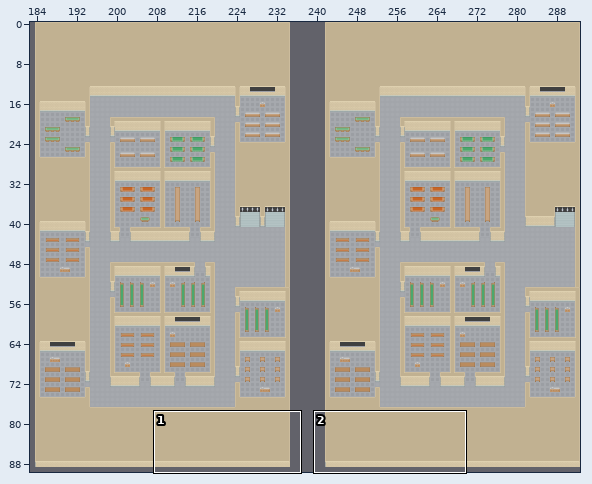
Two versions of a level (Tiled map, core/assets/visuals/maps/NEB_Dungeon.tmx). Above, an overview of the earlier version with the close-up marked.
Close-up. Before the commit:
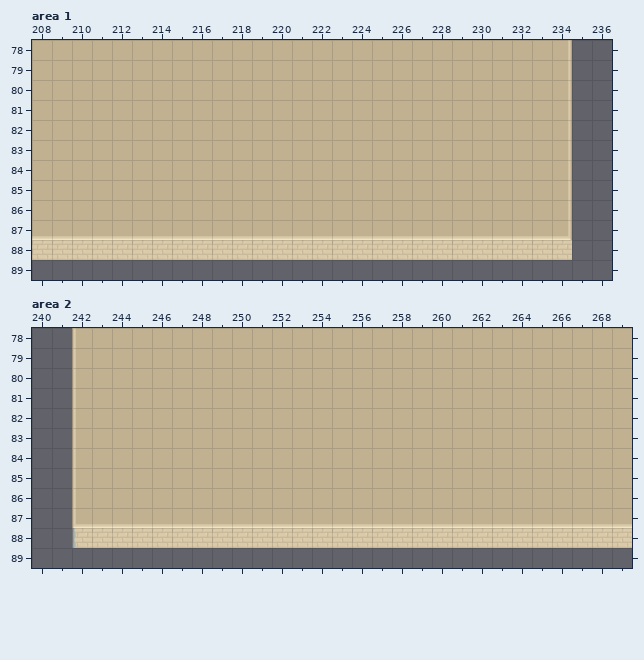
Cells are 64x64 px. Shown: area 1 x 208..236, y 78..89; area 2 x 240..269, y 78..89. The commit also changed other parts of the map, which this record leaves out. Tiles whose own drawing changed are shown in their newer look in all pictures. The old version is drawn lined up with the new one.
And afterwards:
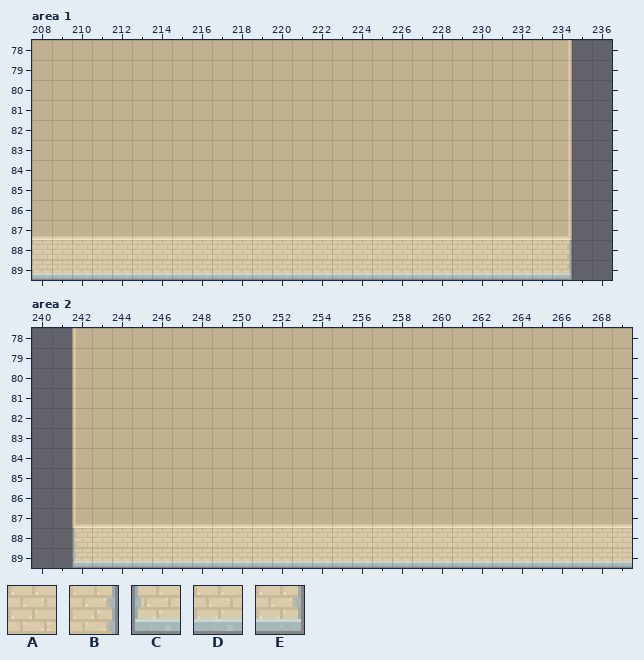
Key: from "roguelikeCity_magenta64": A 205, B 206, C 321, D 322, E 323.
_ is an empty cell.
From old to new:
map size 293x89 -> 293x90 cells
Layer "Background", area 1:
Tile D is added in row 89 at x 208 to 233.
Tile E is added in row 89 at x 234.
Layer "Collision", area 1:
Tile B replaces tile A in row 88 at x 234.
Layer "Background", area 2:
Tile D is added in row 89 at x 243 to 269.
Layer "Collision", area 2:
Tile C is added in row 89 at x 242.
Changed places in both close-ups, as pixel boxes (x1, y1, x2, y2):
changed: (32, 240, 572, 280)
added: (72, 548, 632, 568)
